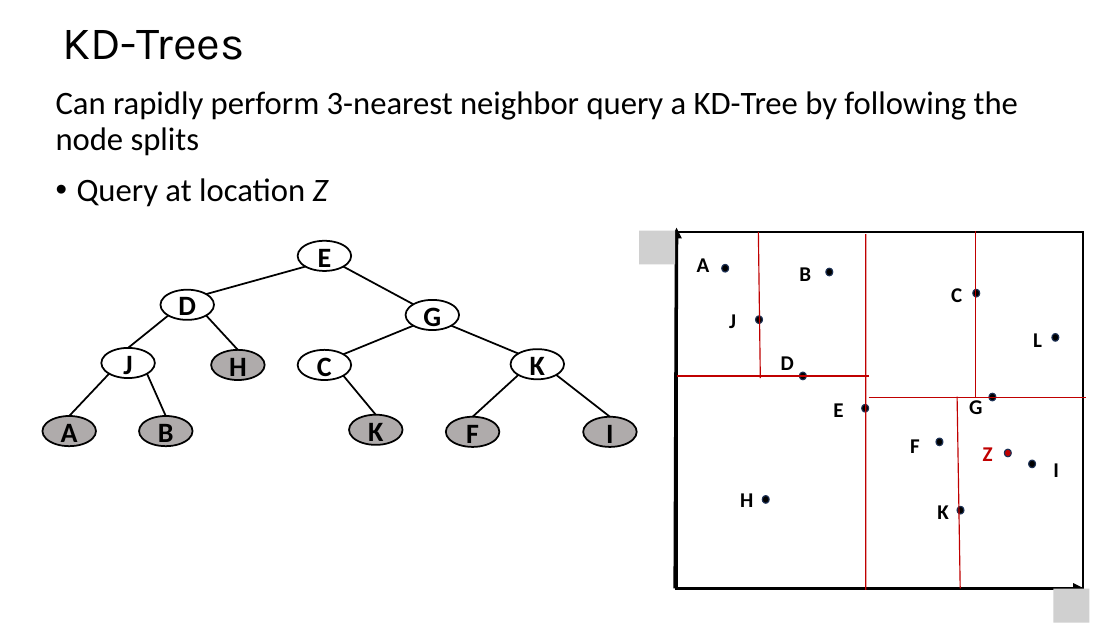
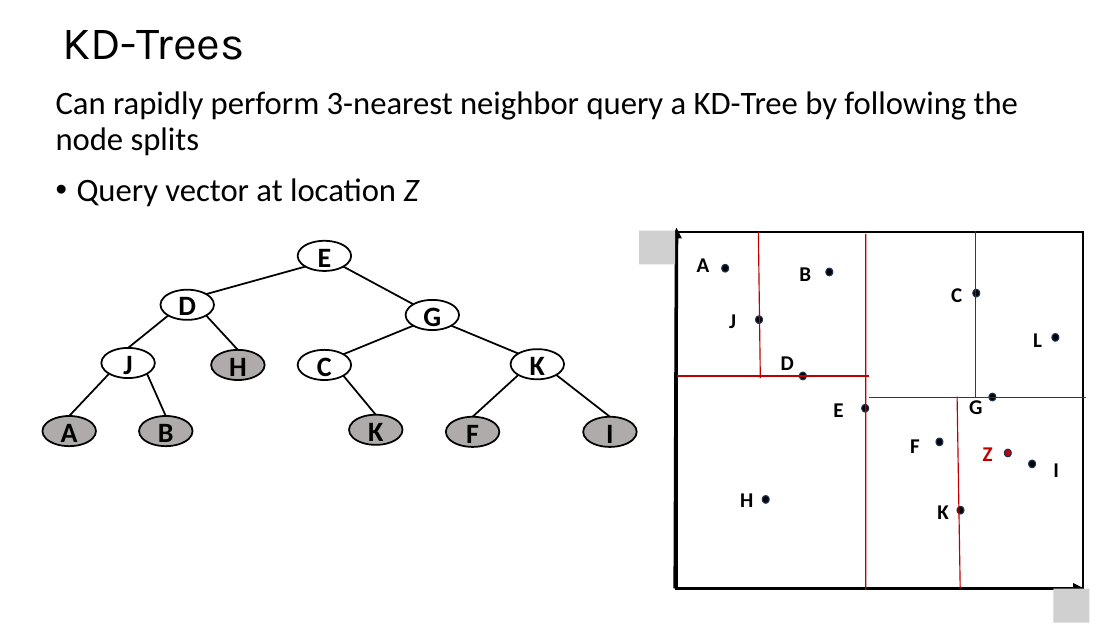
Before and after one commit to StephenElston/CSCI-E-108, a slide deck: slide 35 of slides/8_EfficientSimilaritySearch_Part1.pptx. Drawn at 1120x630 pixels with LibreOffice and Linux fonts; fonts in the diff are those of the drawing; grey boxes stand for pictures. Boxes give left, top, right and bottom in pixels: in the first picture for what was removed or moved away, otherwise in the second. Text is boxed around its words. In the diff, an @@ line names an element or a change of style, - is before the commit and + after.

```diff
--- a/slides/8_EfficientSimilaritySearch_Part1.pptx
+++ b/slides/8_EfficientSimilaritySearch_Part1.pptx
@@ text at bbox=[77, 178, 419, 207]: text changed @@
-• Query at location Z
+• Query vector at location Z
```
Also in this commit, not shown: 3 other slides changed.
